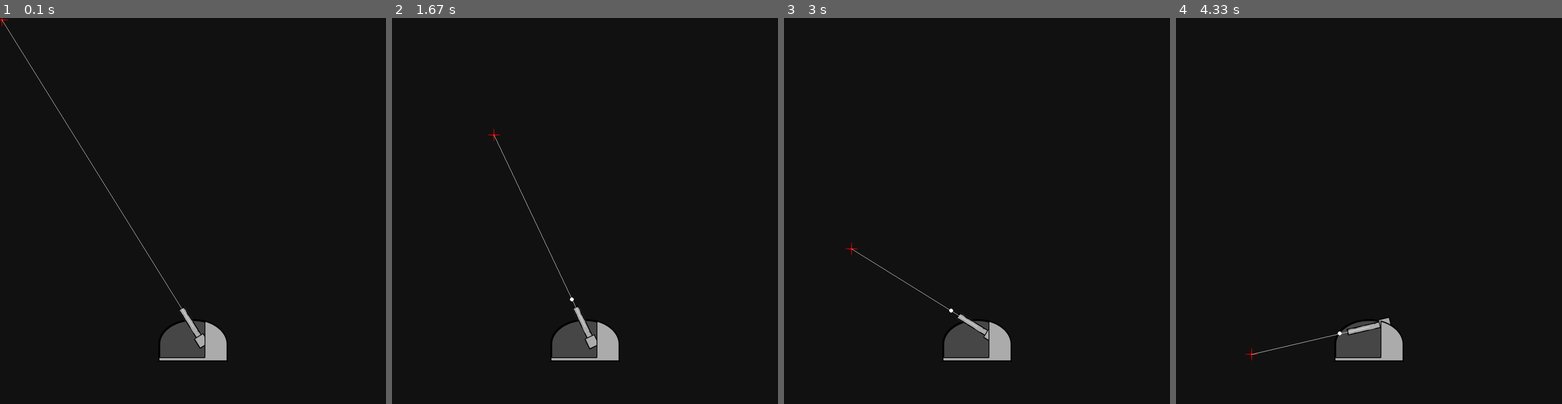
Above: before the commit, frames 1-4 (left to right).
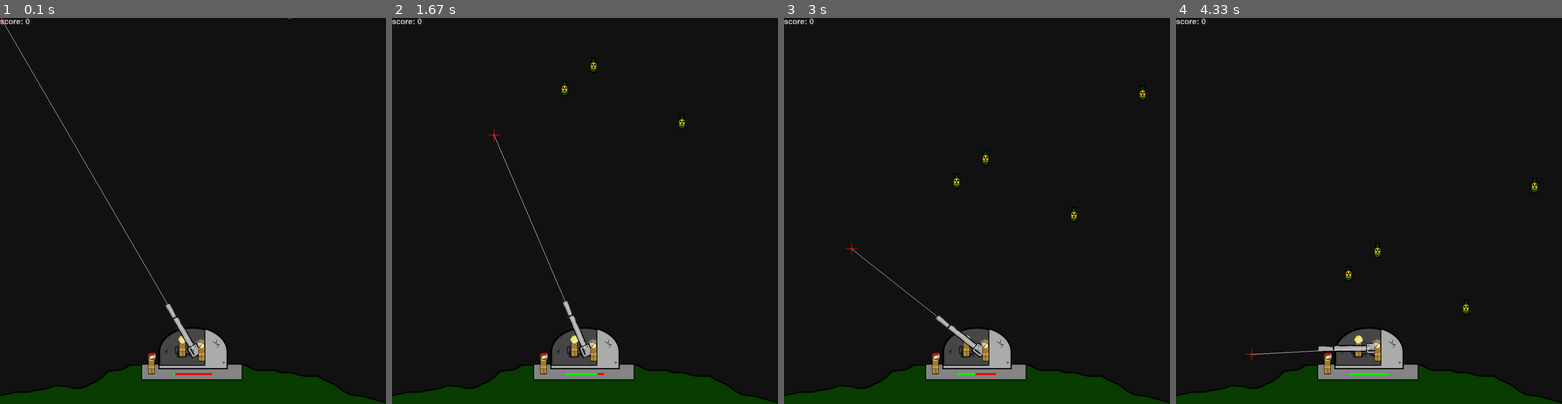
Above: after the commit, the same moments.

Repository: STOKYS/pygame_invaders
Game: pygame game, started from main.py
The game is run twice, just before and just after one commit, with the same random seed, the same clock (stepped at 60 frames per second) and the same inputs.
Inputs (mouse positions are in pixels of both pictures, inside the frame that each line leads up to):
- Up to frame 1 (0.1 s): no input
- Up to frame 2 (1.67 s): click (708, 199) at 0.38 s; click (623, 295) at 0.72 s; click (727, 346) at 1.05 s; click (492, 133) at 1.38 s
- Up to frame 3 (3 s): click (1123, 357) at 1.72 s; click (922, 129) at 2.05 s; click (1112, 311) at 2.38 s; click (849, 249) at 2.72 s
- Up to frame 4 (4.33 s): click (1257, 137) at 3.05 s; click (1276, 280) at 3.38 s; click (1507, 299) at 3.72 s; click (1253, 353) at 4.05 s

The runs differ from the first frame. In frame 1, 8.1% of the frame differs, in the area x 0-100%, y 0-100%; in frame 2, 8.1%; in frame 3, 8.0%; in frame 4, 8.0%.

Commit message:
Some changes

Diff:
--- a/main.py
+++ b/main.py
@@ -1,22 +1,64 @@
 import pygame
 import math
+import random
 
 
 class Game:
     def __init__(self):
         self.started = False
         self.player = Player()
+        self.enemies = [Bomb()]
+
+    def fnc_update(self):
+        self.player.fnc_update()
+        self.fnc_draw()
+        __rand = random.randrange(100)
+        if __rand == 99:
+            print("new enemy")
+            self.fnc_create_enemy()
+
+    def fnc_create_enemy(self):
+        self.enemies.append(Bomb())
+
+    def fnc_draw(self):
+        screen.blit(img_player_turret_bg, (0, 800))
+        screen.blit(img_player_char_charles, (0, 800))
+        screen.blit(img_player_cannon_deg, pivot)
+        screen.blit(img_player_char_george, (0, 800))
+        screen.blit(img_player_turret_fg, (0, 800))
+        screen.blit(img_player_char_harry, (0, 800))
+        screen.blit(img_player_cross, (mouse_pos[0] - 16, mouse_pos[1] - 16))
+        pygame.draw.line(screen, (255, 255, 255), self.player.position, mouse_pos)
+        if self.player.shells:
+            for i in self.player.shells:
+                i.fnc_update()
+                pygame.draw.circle(screen, (255, 255, 255), i.position, 5)
+        if self.enemies:
+            for j in self.enemies:
+                j.fnc_update()
+                screen.blit(img_enemy_bomb, j.position)
+        pygame.draw.rect(screen, (255, 0, 0), (450, 920, 100, 5))
+        pygame.draw.rect(screen, (0, 255, 0), (450, 920, ((pygame.time.get_ticks() - self.player.reload) / 20) if self.player.reload + 2000 > pygame.time.get_ticks() else 100, 5))
+        screen.blit(font.render(f'score: {self.player.score}', True, (200, 200, 200)), (0, 0))
 
 
 class Player:
     def __init__(self):
-        self.position = [500, 800]
+        self.position = [500, 855]
         self.rotation = 0
-        self.shells = False
+        self.shells = []
+        self.reload = pygame.time.get_ticks()
+        self.score = 0
+
+    def fnc_update(self):
+        global img_player_cannon_deg, pivot
+        img_player_cannon_deg, pivot = self.fnc_rotation(img_player_cannon, pygame.math.Vector2(0, 0))
 
     def fnc_rotation(self, surface, offset):
         global img_player_cannon_deg, pivot, mouse_pos
         self.fnc_calculate_deg(mouse_pos)
+        if self.rotation < -90:
+            self.rotation = -90
         if mouse_pos[0] > 500:
             rotated_image = pygame.transform.rotozoom(surface, self.rotation, 1)
         else:
@@ -28,27 +70,51 @@
     def fnc_calculate_deg(self, mouse):
         mouse = list(mouse)
         side_c = math.sqrt(math.pow((self.position[0] - mouse[0]), 2) + (math.pow((self.position[1] - mouse[1]), 2)))
-        deg = math.degrees(math.asin((self.position[1] - mouse[1]) / side_c))
-        self.rotation = (deg - 90)
+        if side_c:
+            deg = math.degrees(math.asin((self.position[1] - mouse[1]) / side_c))
+            self.rotation = (deg - 90)
 
-    def shoot(self):
-        self.shells = Shell(self.position, self.rotation)
-        print("Shots fired")
+    def fnc_shoot(self):
+        print(self.reload, pygame.time.get_ticks())
+        if self.reload + 2000 < pygame.time.get_ticks():
+            self.reload = pygame.time.get_ticks()
+            self.shells.append(Shell(self.position, self.rotation, 20))
 
 
 class Shell:
-    def __init__(self, position, rotation):
+    def __init__(self, position, rotation, force):
         global mouse_pos
         if mouse_pos[0] > 500:
             self.rotation = 90 + (-rotation)
         else:
             self.rotation = 90 - (-rotation)
-        __side_y = 78 * math.sin(math.radians(self.rotation))
-        __side_x = 78 * math.cos(math.radians(self.rotation))
-        self.position = [position[0] - __side_x, position[1] - __side_y]
+        self.position = [position[0] - (120 * math.cos(math.radians(self.rotation))), position[1] - (120 * math.sin(math.radians(self.rotation)))]
+        self.force = force
+        self.timer = pygame.time.get_ticks()
+
+    def fnc_update(self):
+        if (self.timer + 1500) > (pygame.time.get_ticks()):
+            self.fnc_move()
+        else:
+            del game.player.shells[0]
+
+    def fnc_move(self):
+        self.position = [self.position[0] - self.force * math.cos(math.radians(self.rotation)), self.position[1] - self.force * math.sin(math.radians(self.rotation))]
+
+
+class Bomb:
+    def __init__(self):
+        self.position = [random.randrange(900) + 50, -50]
+
+    def fnc_update(self):
+        self.fnc_move()
+
+    def fnc_move(self):
+        self.position = [self.position[0], self.position[1] + 3]
 
 
 pygame.init()
+pygame.font.init()
 game = Game()
 pygame.display.set_caption("Invaders")
 screen = pygame.display.set_mode([1000, 1000])
@@ -57,10 +123,14 @@
 font = pygame.font.Font(None, 30)
 pygame.mouse.set_cursor((8, 8), (0, 0), (0, 0, 0, 0, 0, 0, 0, 0), (0, 0, 0, 0, 0, 0, 0, 0))
 
-img_player_cannon = pygame.image.load('media/images/player/cannon.png')
+img_player_cannon = pygame.image.load('media/images/player/cannon2.png')
 img_player_turret_bg = pygame.image.load('media/images/player/turret_bg.png')
 img_player_turret_fg = pygame.image.load('media/images/player/turret_fg.png')
+img_player_char_harry = pygame.image.load('media/images/player/col_harry.png')
+img_player_char_george = pygame.image.load('media/images/player/cpt_george.png')
+img_player_char_charles = pygame.image.load('media/images/player/lt_charles.png')
 img_player_cross = pygame.image.load('media/images/player/cross.png')
+img_enemy_bomb = pygame.image.load('media/images/enemy/bomb.png')
 
 running = True
 
@@ -72,20 +142,11 @@
         if event.type == pygame.QUIT:
             running = False
         if event.type == pygame.MOUSEBUTTONDOWN:
-            game.player.shoot()
+            game.player.fnc_shoot()
 
     screen.fill((20, 20, 20))
 
-    img_player_cannon_deg, pivot = game.player.fnc_rotation(img_player_cannon, pygame.math.Vector2(0, 0))
-
-    screen.blit(img_player_turret_bg, (410, 780))
-    screen.blit(img_player_cannon_deg, pivot)
-    screen.blit(img_player_turret_fg, (410, 780))
-    screen.blit(img_player_cross, (mouse_pos[0] - 16, mouse_pos[1] - 16))
-
-    pygame.draw.line(screen, (255, 255, 255), game.player.position, mouse_pos)
-    if game.player.shells:
-        pygame.draw.circle(screen, (255, 255, 255), game.player.shells.position, 5)
+    game.fnc_update()
 
     pygame.display.flip()
     clock.tick(60)
Binary file added: media/design-assets/design.png
Binary file added: media/images/enemy/bomb.png
Binary file added: media/images/icon.png
Binary file changed: media/images/player/cannon.png
Binary file changed: media/images/player/cannon2.png
Binary file added: media/images/player/col_harry.png
Binary file added: media/images/player/cpt_george.png
Binary file added: media/images/player/lt_charles.png
Binary file changed: media/images/player/turret_bg.png
Binary file changed: media/images/player/turret_fg.png
Not shown, added: media/bomb.psd
Not shown, changed: media/design.psd
